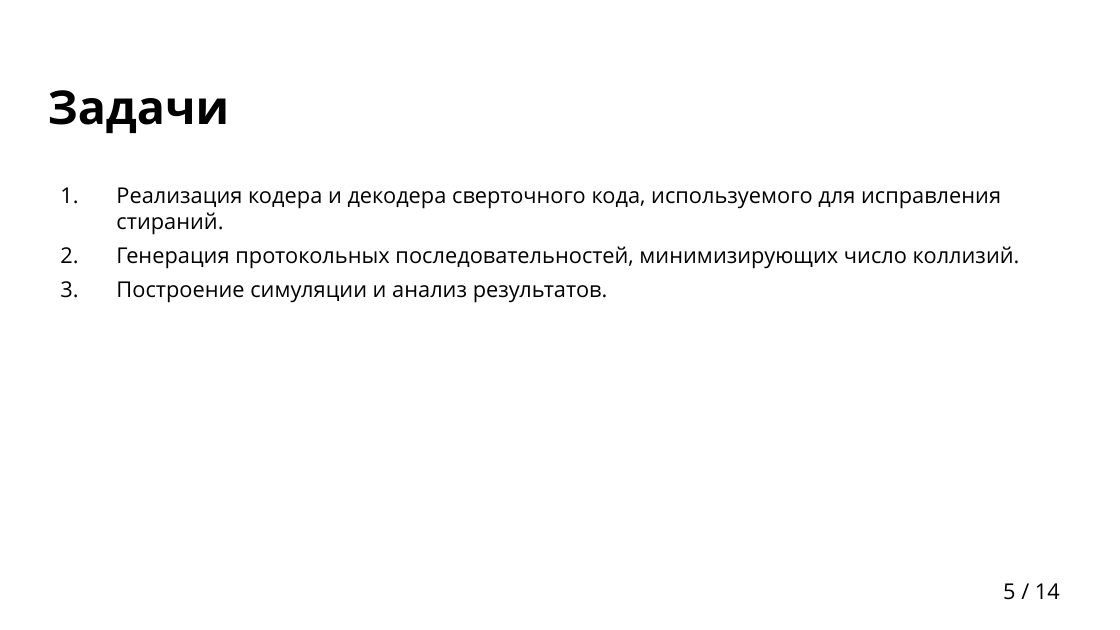
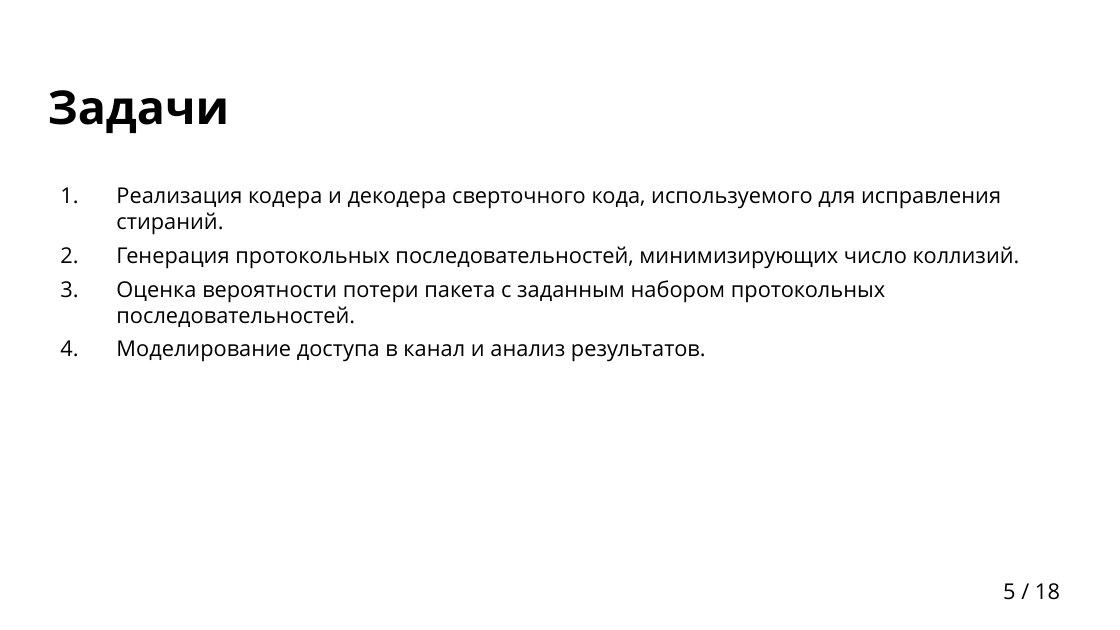
Before and after one commit to egalkin/bachelors_diploma, a slide deck: slide 5 of docs/presentation.pptx. Drawn at 1120x630 pixels with LibreOffice and Linux fonts; fonts in the diff are those of the drawing; background and template pictures are left out. Boxes give left, top, right and bottom in pixels: in the first picture for what was removed or moved away, otherwise in the second. Text is boxed around its words. In the diff, an @@ line names an element or a change of style, - is before the commit and + after.

```diff
--- a/docs/presentation.pptx
+++ b/docs/presentation.pptx
@@ text at box(116, 280, 885, 362): text changed @@
-3. Построение симуляции и анализ результатов.
+3. Оценка вероятности потери пакета с заданным набором протокольных последовательностей.
+4. Моделирование доступа в канал и анализ результатов.
@@ page number at box(1003, 583, 1060, 600): text changed @@
-5 / 14
+5 / 18
```
Also in this commit, not shown: 2 other slides changed, 8 slides added, 4 slides removed, 1 other file.
